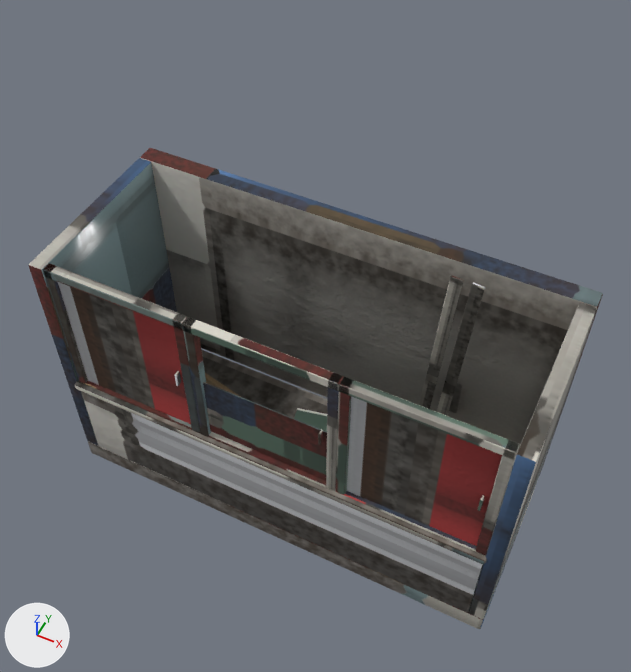
Before and after pictures for a commit that changed the glTF model godot/assets/golda67/g67_fx_balcony_a.glb.
Rendered twice from a camera (50 mm lens) standing at (1.28, -2.92, 4.29) and looking at (-0.03, -0.29, 1.01). The lights are fixed; the arrows at lower left show +X, +Y and +Z. The first picture is the older version. Vertices at exactly the same position are counted once.

Names of what the first picture shows: 'g67_fx_balcony_a'.
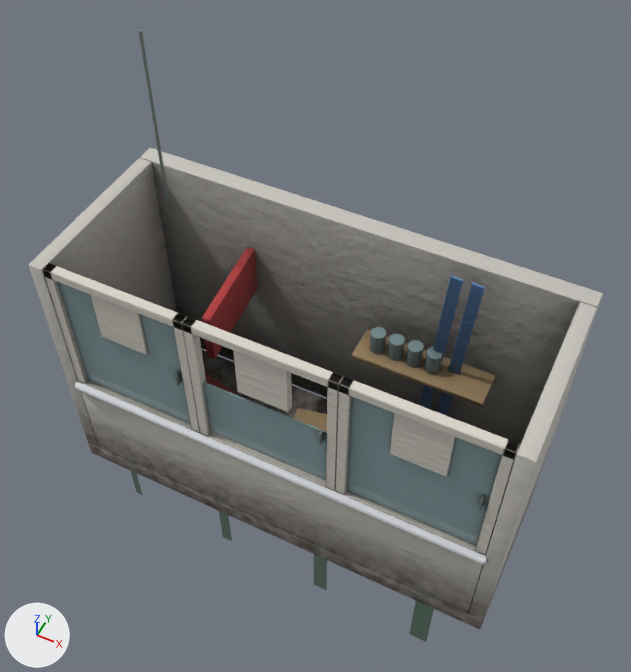
Location of each change, [x1, y1, x2, y2] in pixels of the pictures (631 x 672 px):
'g67_fx_balcony_a', reshaped (27% taller)
    before: [28, 148, 603, 629]
    after: [28, 30, 603, 642]
part 1 of me_g67_fx_balcony_a, added (red)
    after: [202, 247, 258, 359]
part 2 of me_g67_fx_balcony_a, added (brown)
    after: [351, 329, 496, 407]
part 3 of me_g67_fx_balcony_a, added
    after: [370, 327, 387, 354]
part 4 of me_g67_fx_balcony_a, added
    after: [388, 334, 405, 361]
part 5 of me_g67_fx_balcony_a, added
    after: [406, 340, 424, 368]
part 6 of me_g67_fx_balcony_a, added
    after: [424, 347, 443, 374]
part 7 of me_g67_fx_balcony_a, added
    after: [138, 30, 169, 200]
part 8 of me_g67_fx_balcony_a, added
    after: [127, 459, 143, 495]
part 9 of me_g67_fx_balcony_a, added
    after: [217, 500, 232, 541]
part 10 of me_g67_fx_balcony_a, added (green)
    after: [313, 543, 327, 590]
part 11 of me_g67_fx_balcony_a, added (green)
    after: [409, 591, 436, 642]
part 12 of me_g67_fx_balcony_a, added
    after: [90, 295, 456, 477]
part 13 of me_g67_fx_balcony_a, surface changed
    both: [28, 148, 603, 629]

The change, as a list of edits to the scene's bpy script:
```text
Change me_g67_fx_balcony_a:
    used by ob_g67_fx_balcony_a; location = (0.0, -0.45, 0.06)
    remove me_g67_fx_balcony_a.from_pydata(...)  # 880 vertices, 1720 faces; spans x -1.2..1.2, y -0.48..0.55, z -0.06..1.51
    add me_g67_fx_balcony_a.from_pydata(...)  # 1508 vertices, 2872 faces; spans x -1.2..1.2, y -0.48..0.8, z -0.47..2.34
    me_g67_fx_balcony_a part 1: the loose piece of 56 vertices spanning x -1.2..1.2, y 0.45..0.55, z 0.06..1.46 is copied, and the copy is multiplied about its middle by the matrix ((-0.037, -0.426, 0.0), (0.37, -0.043, 0.0), (0.0, 0.0, 0.207)), then moved by (-0.55, -0.15, 0.18); it spans x -0.62..-0.48, y -0.1..0.8, z 0.79..1.09
    me_g67_fx_balcony_a part 2: the loose piece of 56 vertices spanning x -1.2..1.2, y 0.45..0.55, z 0.06..1.46 is copied, and the copy is scaled about its middle by (0.291, 2.16, 0.0155), then moved by (0.5, -0.2, 0.08); it spans x 0.15..0.85, y 0.2..0.4, z 0.83..0.85
    me_g67_fx_balcony_a part 3: a new loose piece, a 10-sided cylinder along z spanning x 0.212..0.288, y 0.26..0.34, z 0.85..0.97, in mat_g67_fx_balcony_a
    me_g67_fx_balcony_a part 4: a new loose piece, a 10-sided cylinder along z spanning x 0.312..0.388, y 0.26..0.34, z 0.85..0.97, in mat_g67_fx_balcony_a
    me_g67_fx_balcony_a part 5: a new loose piece, a 10-sided cylinder along z spanning x 0.412..0.488, y 0.26..0.34, z 0.85..0.97, in mat_g67_fx_balcony_a
    me_g67_fx_balcony_a part 6: a new loose piece, a 10-sided cylinder along z spanning x 0.512..0.588, y 0.26..0.34, z 0.85..0.97, in mat_g67_fx_balcony_a
    me_g67_fx_balcony_a part 7: a new loose piece, a 6-sided cylinder along z spanning x -0.907..-0.893, y 0.242..0.258, z 1.44..2.34, in mat_g67_fx_balcony_a
    me_g67_fx_balcony_a part 8: a new loose piece, a box spanning x -0.92..-0.88, y -0.4495..-0.4465, z -0.29..0.21, in mat_g67_fx_balcony_a
    me_g67_fx_balcony_a part 9: a new loose piece, a box spanning x -0.33..-0.27, y -0.4495..-0.4465, z -0.35..0.27, in mat_g67_fx_balcony_a
    me_g67_fx_balcony_a part 10: a new loose piece, a box spanning x 0.26..0.34, y -0.4495..-0.4465, z -0.41..0.33, in mat_g67_fx_balcony_a
    me_g67_fx_balcony_a part 11: a new loose piece, a box spanning x 0.85..0.95, y -0.4495..-0.4465, z -0.47..0.39, in mat_g67_fx_balcony_a
    me_g67_fx_balcony_a part 12: 72 vertices added at x -0.88..0.88, y -0.44..-0.4, z 1.11..1.41
    me_g67_fx_balcony_a part 13: 1720 kept faces spanning x -1.2..1.2, y -0.48..0.55, z -0.06..1.51 get new texture (UV) coordinates
    other edits to the shape of me_g67_fx_balcony_a do not show in these pictures
```
